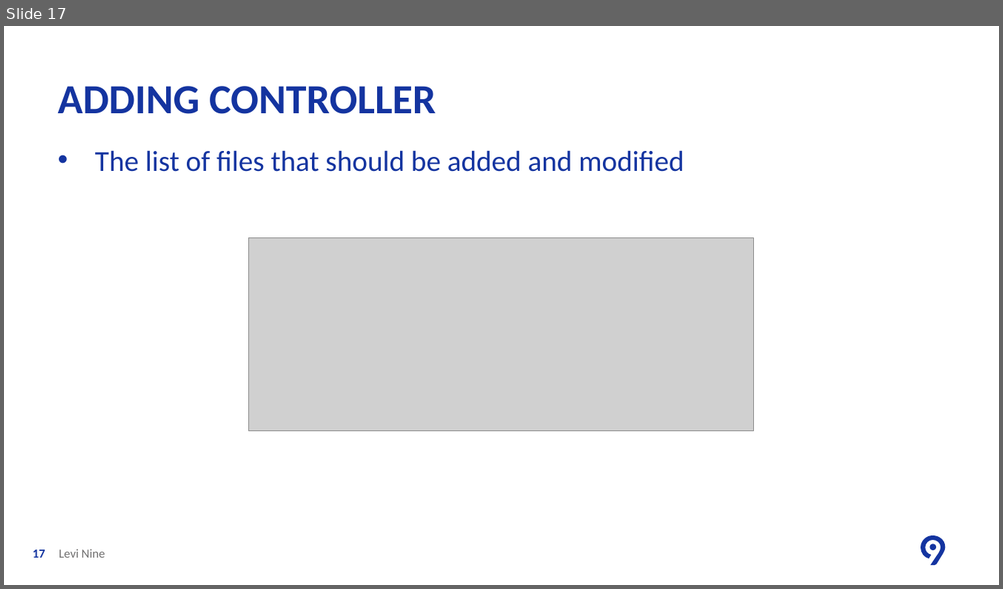
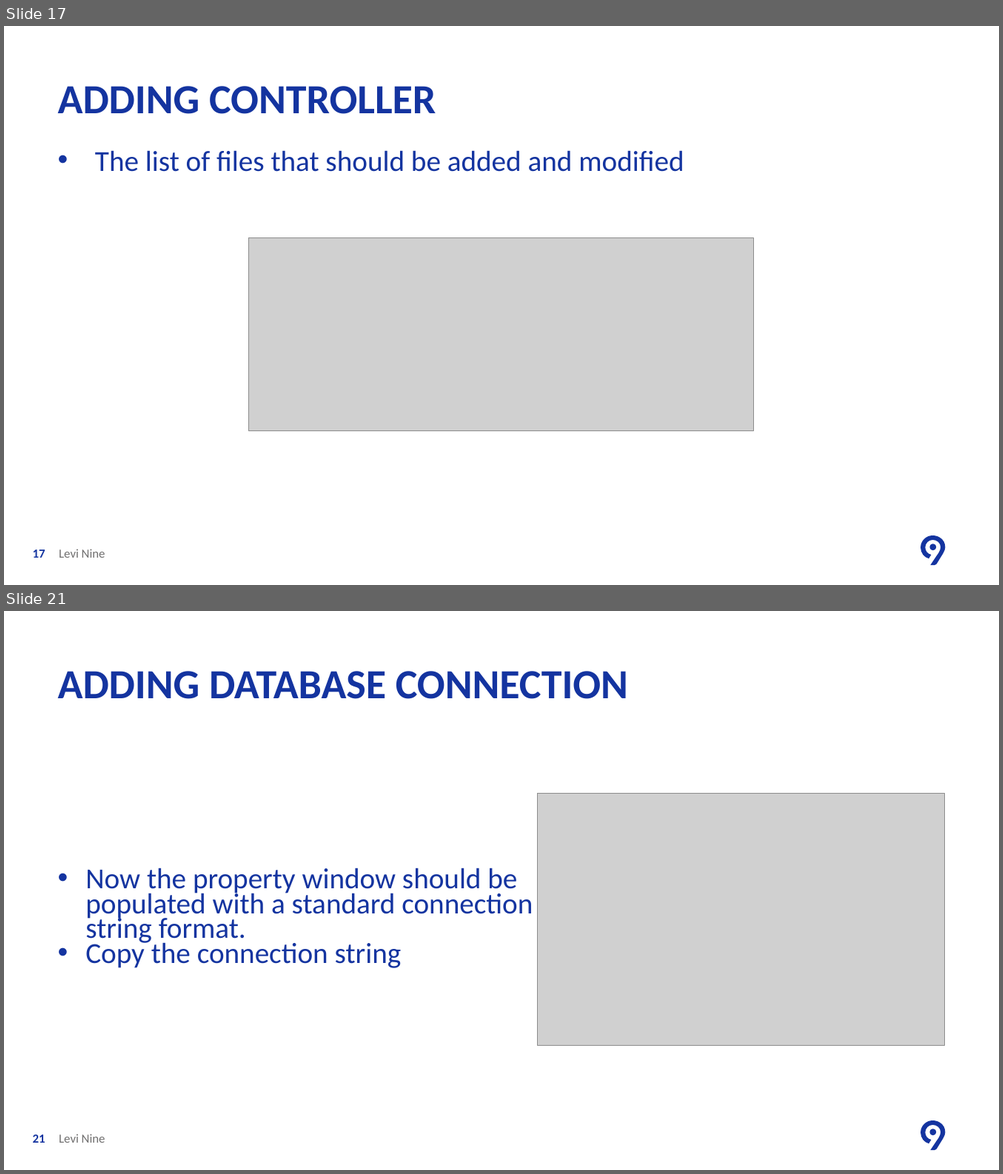
Before and after one commit to ancasturza/PracticaAC2018, a slide deck: PPT/L1/Lesson One Create Web Application.pptx. Shown one above the other, each under a label of ours: slide 17 before the commit, slides 17 and 21 after it; the slides between them are not shown. The pictures are 1003x589 and 1003x1174 pixels, drawn with LibreOffice and Linux fonts; fonts in the diff are those of the drawing; grey boxes stand for pictures; background and template pictures are left out. Boxes give left, top, right and bottom in pixels: in the first picture for what was removed or moved away, otherwise in the second. Text is boxed around its words. In the diff, an @@ line names an element or a change of style, - is before the commit and + after.

```diff
--- a/PPT/L1/Lesson One Create Web Application.pptx
+++ b/PPT/L1/Lesson One Create Web Application.pptx
@@ slide 21 added at bbox=[4, 611, 999, 1170], background #FFFFFF; not listed: 2 template elements that a slide beside it also shows @@
@@ title added at bbox=[58, 671, 628, 699], 40 pt, text #1434A0, bold @@
+ADDING DATABASE CONNECTION
@@ picture added at bbox=[538, 793, 944, 1046] @@
@@ text added at bbox=[85, 868, 532, 968], 28 pt, text #1434A0 @@
+• Now the property window should be populated with a standard connection string format.
+• Copy the connection string
@@ page number added at bbox=[33, 1135, 45, 1143], 12 pt, text #1434A0, bold @@
+21
@@ text added at bbox=[59, 1134, 105, 1143], 12 pt, text #706F6F @@
+Levi Nine
```
Also in this commit, not shown: 1 slide changed, 11 other slides added, 4 other files.
